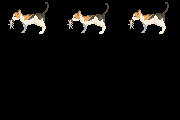
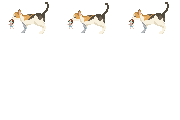
The second 180 x 120 image is a revision of the first. Changes to its layers:
hid "图层 4" over (4, 29, 132, 38)
